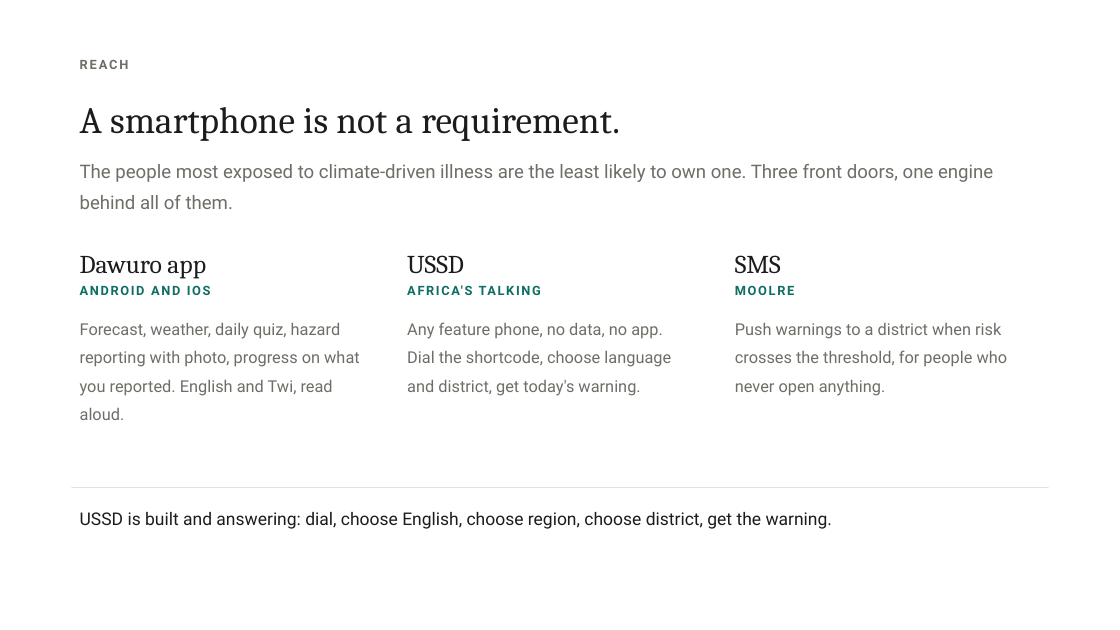
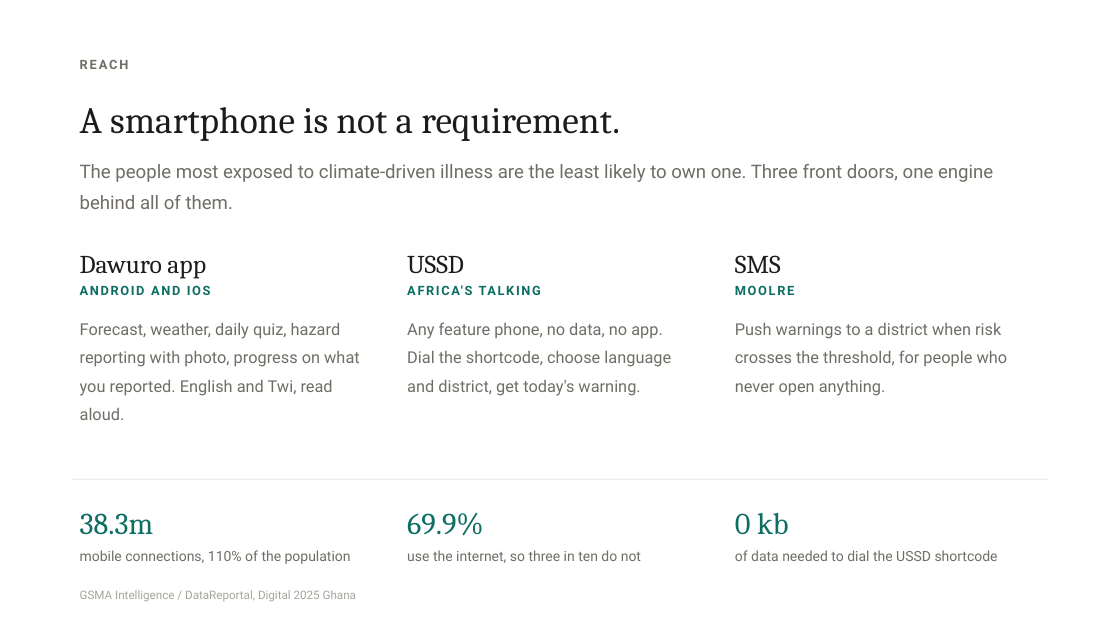
Before and after one commit to Joeboy77/ClimateHealth, a slide deck: slide 13 of deck/ClimaHealth-Predict.pptx (slide 10 before the commit). Drawn at 1120x630 pixels with LibreOffice and Linux fonts; fonts in the diff are those of the drawing. Boxes give left, top, right and bottom in pixels: in the first picture for what was removed or moved away, otherwise in the second. Text is boxed around its words. In the diff, an @@ line names an element or a change of style, - is before the commit and + after.

```diff
--- a/deck/ClimaHealth-Predict.pptx
+++ b/deck/ClimaHealth-Predict.pptx
@@ rectangle: place and size @@
-rectangle at bbox=[71, 487, 1049, 488]
+rectangle at bbox=[71, 479, 1049, 480]
@@ text at bbox=[80, 513, 351, 564]: text changed; size 15 to 12 pt; text colour #1A1D1B to #6F6D66 @@
-USSD is built and answering: dial, choose English, choose region, choose district, get the warning.
+38.3m
+mobile connections, 110% of the population
@@ text added at bbox=[407, 513, 641, 563], 12 pt, text #6F6D66 @@
+69.9%
+use the internet, so three in ten do not
@@ text added at bbox=[735, 513, 998, 561], 12 pt, text #6F6D66 @@
+0 kb
+of data needed to dial the USSD shortcode
@@ text added at bbox=[80, 590, 356, 601], 10 pt, text #A8A59E @@
+GSMA Intelligence / DataReportal, Digital 2025 Ghana
```
Also in this commit, not shown: 3 other slides changed, 5 slides added, 1 slide removed, 18 other files.
